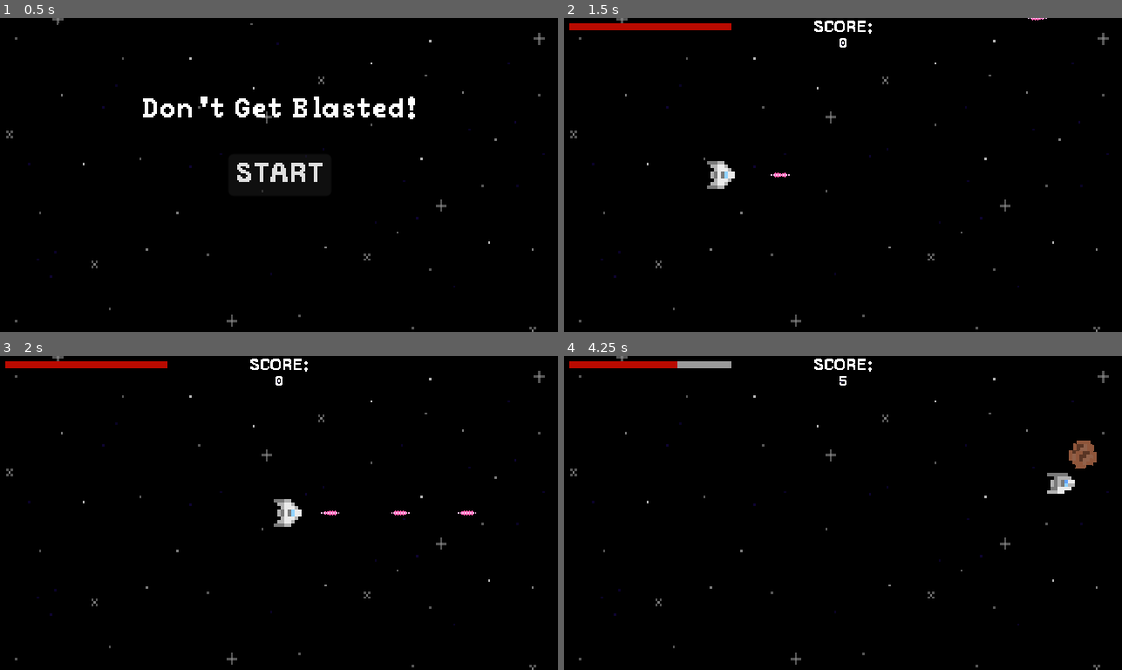
Above: before the commit, frames 1-4 (two rows, left to right).
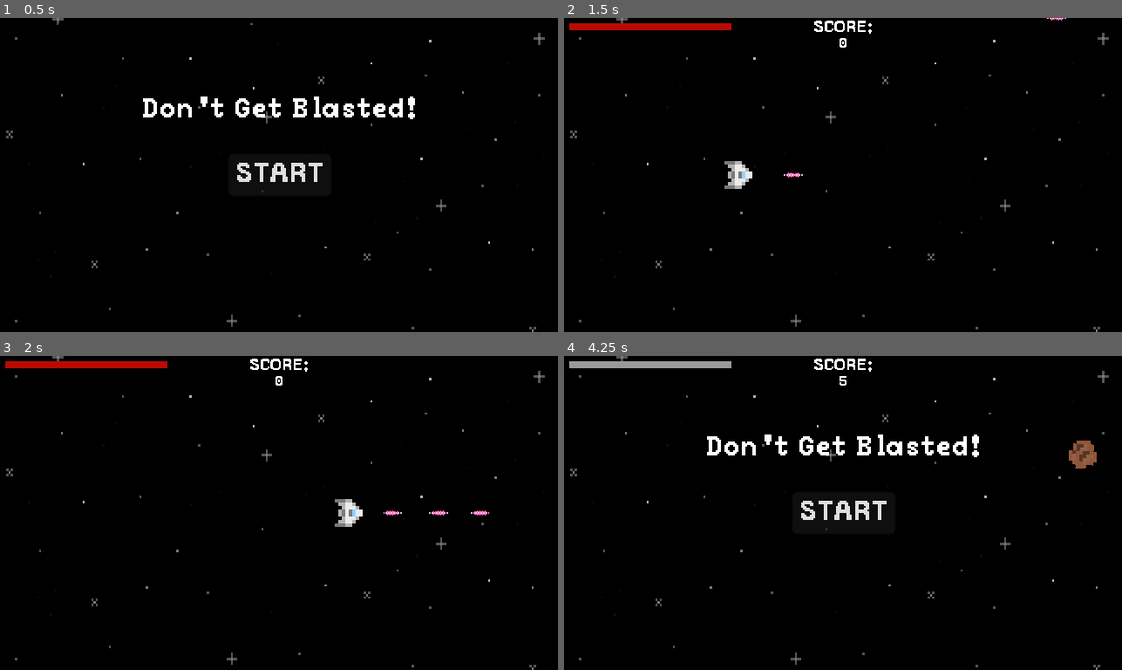
Above: after the commit, the same moments.

Repository: EwBax/dont-get-blasted
Game: Godot game, scene res://Scenes/main.tscn
The game is run twice, just before and just after one commit, with the same random seed, the same clock (stepped at 60 frames per second) and the same inputs.
Inputs (mouse positions are in pixels of both pictures, inside the frame that each line leads up to):
- Up to frame 1 (0.5 s): no input
- Up to frame 2 (1.5 s): click "START" at 0.5 s; tap Enter at 1.25 s; move the mouse to (965, 159) at 1.27 s; press the mouse at (965, 159) at 1.28 s; hold D (move_right) from 1.28 s (still down)
- Up to frame 3 (2 s): keep holding D (move_right)
- Up to frame 4 (4.25 s): move the mouse to (731, 528) at 2.02 s; release D (move_right) at 2.03 s; release the mouse at (731, 528) at 2.03 s; hold S (move_down) 2.03-2.78 s; click (731, 528) at 2.1 s; move the mouse to (898, 443) at 2.77 s; press the mouse at (898, 443) at 2.78 s; hold D (move_right) 2.78-3.53 s; move the mouse to (815, 575) at 3.52 s; release the mouse at (815, 575) at 3.53 s; hold W (move_up) from 3.53 s (still down); click (815, 575) at 3.6 s

Frame 1 is identical in both runs. In frame 2, 0.7% of the frame differs, in the area x 25-90%, y 0-55%; in frame 3, 0.8%; in frame 4, 2.3%, in the area x 0-92%, y 1-56%.

Commit message:
Refactored player to use CharacterBody2D instead of Area2D

Diff:
--- a/Scenes/asteroid.tscn
+++ b/Scenes/asteroid.tscn
@@ -15,12 +15,13 @@
 }]
 
 [sub_resource type="CapsuleShape2D" id="CapsuleShape2D_e7skc"]
-radius = 7.0
-height = 18.0
+radius = 8.0
+height = 16.0
 
 [node name="Asteroid" type="RigidBody2D"]
 collision_mask = 2
 gravity_scale = 0.0
+continuous_cd = 1
 max_contacts_reported = 1
 contact_monitor = true
 script = ExtResource("1_liw46")
--- a/Scenes/enemy_ship.tscn
+++ b/Scenes/enemy_ship.tscn
@@ -42,14 +42,17 @@
 "speed": 5.0
 }]
 
-[node name="EnemyShip" type="RigidBody2D"]
+[node name="CharacterBody2D" type="CharacterBody2D"]
 script = ExtResource("1_o7dvd")
 
 [node name="AnimatedSprite2D" type="AnimatedSprite2D" parent="."]
-sprite_frames = SubResource("SpriteFrames_o58n6")
+sprite_frames = SubResource("SpriteFrames_n60a5")
 animation = &"fly"
 
 [node name="CollisionPolygon2D" type="CollisionPolygon2D" parent="."]
 polygon = PackedVector2Array(1, -4, 1, 0, -1, 0, -1, -4, -2, -4, -4, 0, -4, 2, -2, 4, 2, 4, 4, 2, 4, 0, 2, -4)
 
 [node name="TargetPosition" type="Node2D" parent="."]
+
+[node name="MoveTimer" type="Timer" parent="."]
+wait_time = 3.0
--- a/Scenes/main.tscn
+++ b/Scenes/main.tscn
@@ -36,7 +36,7 @@
 
 [node name="HUD" parent="." instance=ExtResource("4_6dph7")]
 
-[node name="Player" parent="." instance=ExtResource("1_upeko")]
+[node name="Player" parent="." groups=["friendly"] instance=ExtResource("6_auipc")]
 laser_bolt_scene = ExtResource("5_10j4g")
 
 [node name="AsteroidSpawnPath" type="Path2D" parent="."]
--- a/Scenes/player.tscn
+++ b/Scenes/player.tscn
@@ -1,21 +1,22 @@
-[gd_scene load_steps=7 format=3 uid="uid://cjqi4mmoyjotj"]
+[gd_scene load_steps=8 format=3 uid="uid://ch7bcjdjbowcc"]
 
-[ext_resource type="Script" path="res://Scripts/player.gd" id="1_15aep"]
-[ext_resource type="Texture2D" uid="uid://ba8hkjsw5bdyw" path="res://Art/SpaceShooterAssetPack_Ships.png" id="1_vrq5j"]
+[ext_resource type="Texture2D" uid="uid://ba8hkjsw5bdyw" path="res://Art/SpaceShooterAssetPack_Ships.png" id="1_0ett5"]
+[ext_resource type="Script" path="res://Scripts/player.gd" id="1_vfg5i"]
+[ext_resource type="PackedScene" uid="uid://1t8wqnhxx8sf" path="res://Scenes/laser_bolt.tscn" id="2_0nmux"]
 
 [sub_resource type="AtlasTexture" id="AtlasTexture_il6bw"]
-atlas = ExtResource("1_vrq5j")
+atlas = ExtResource("1_0ett5")
 region = Rect2(0, 0, 8, 8)
 
 [sub_resource type="AtlasTexture" id="AtlasTexture_t3aj8"]
-atlas = ExtResource("1_vrq5j")
+atlas = ExtResource("1_0ett5")
 region = Rect2(16, 0, 8, 8)
 
 [sub_resource type="AtlasTexture" id="AtlasTexture_qtgdn"]
-atlas = ExtResource("1_vrq5j")
+atlas = ExtResource("1_0ett5")
 region = Rect2(8, 0, 8, 8)
 
-[sub_resource type="SpriteFrames" id="SpriteFrames_3ke1h"]
+[sub_resource type="SpriteFrames" id="SpriteFrames_3d1n3"]
 animations = [{
 "frames": [{
 "duration": 1.0,
@@ -42,21 +43,20 @@
 "speed": 1.0
 }]
 
-[node name="Player" type="Area2D"]
+[node name="Player" type="CharacterBody2D"]
 collision_layer = 2
-script = ExtResource("1_15aep")
-speed = 150
-metadata/_edit_group_ = true
+script = ExtResource("1_vfg5i")
+laser_bolt_scene = ExtResource("2_0nmux")
+
+[node name="CollisionPolygon2D" type="CollisionPolygon2D" parent="."]
+position = Vector2(4.17233e-07, 4.17233e-07)
+polygon = PackedVector2Array(-8, -8, 2, -8, 8, -2, 8, 2, 2, 8, -8, 8)
 
 [node name="AnimatedSprite2D" type="AnimatedSprite2D" parent="."]
 rotation = 1.5708
 scale = Vector2(2, 2)
-sprite_frames = SubResource("SpriteFrames_3ke1h")
+sprite_frames = SubResource("SpriteFrames_3d1n3")
 animation = &"fly"
-
-[node name="CollisionPolygon2D" type="CollisionPolygon2D" parent="."]
-position = Vector2(4.17233e-07, 4.17233e-07)
-polygon = PackedVector2Array(-8, -8, 2, -8, 8, -2, 8, 2, 2, 8, -8, 8)
 
 [node name="ProjectileFirePosition" type="Node2D" parent="."]
 position = Vector2(12, 0)
@@ -65,4 +65,6 @@
 wait_time = 0.25
 one_shot = true
 
-[connection signal="body_entered" from="." to="." method="_on_body_entered"]
+[node name="HitTimer" type="Timer" parent="."]
+wait_time = 0.5
+one_shot = true
--- a/Scripts/asteroid.gd
+++ b/Scripts/asteroid.gd
@@ -9,6 +9,8 @@
 
 
 func _on_body_entered(body):
+	if body.has_method("hit"):
+		body.hit(self)
 	if body.is_in_group("friendly"):
 		get_tree().call_group("score_tracker", "add_points", point_value)
 	destroy()
--- a/Scripts/enemy_ship.gd
+++ b/Scripts/enemy_ship.gd
@@ -1,19 +1,27 @@
 extends RigidBody2D
 
 
-@export var max_move_distance = 50
+@export var max_move_distance = 40
+@export var min_move_distance = 10
+@export var speed = 50
 @export var point_value = 15
 @export var hit_point_maximum = 2
 var hit_points = hit_point_maximum
 var screen_size
 # the farthest left on the screen that the enemy will go
 var x_min
+var target_position
 
 func _ready():
 	# getting the screen size for player bounds
 	screen_size = get_viewport_rect().size
 	# limiting enemy to rightmost third of screen
 	x_min = screen_size.x * .67
+
+
+func _process(delta):
+	pass
+
 
 func _on_body_entered(body):
 	if body.is_in_group("friendly"):
@@ -25,4 +33,23 @@
 
 
 # picks a random direction to move in, making sure not to go off screen
-func random_direction():
+func get_random_position():
+
+	var position = Vector2(-1, -1)
+
+	# Picking a random target distance
+	while target_position.x < x_min || target_position.x > screen_size.x || target_position.y < 0 || target_position.y > screen_size.y:
+		target_position = Vector2(randi_range(min_move_distance, max_move_distance + 1), 0)
+		# rotating the position randomly
+		target_position = target_position.rotated(randf() * 2 * PI)
+
+	return position
+
+
+func move_to_position(position):
+	target_position = position
+
+
+func destroy():
+	hide()
+	queue_free()
--- a/Scripts/player.gd
+++ b/Scripts/player.gd
@@ -1,6 +1,5 @@
-extends Area2D
+extends CharacterBody2D
 
-signal hit()
 signal game_over()
 signal hp_updated(hit_points)
 
@@ -28,6 +27,11 @@
 
 
 func _process(delta):
+	if Input.is_action_pressed("primary_fire") and $LaserFireRate.is_stopped():
+		fire_laser()
+
+
+func _physics_process(delta):
 	# the player's velocity
 	var velocity = Vector2.ZERO
 
@@ -40,8 +44,7 @@
 		velocity.x += 1
 	if Input.is_action_pressed("move_left"):
 		velocity.x -= 1
-	if Input.is_action_pressed("primary_fire") and $LaserFireRate.is_stopped():
-		fire_laser()
+
 
 	# checking what animation to play
 	if velocity.y < 0:
@@ -55,18 +58,18 @@
 		velocity = velocity.normalized() * speed
 
 	#updating the player's position on screen
-	position += velocity * delta
+	var collision = move_and_collide(velocity * delta)
+	if collision && $HitTimer.is_stopped():
+		hit(collision)
+		$HitTimer.start()
+
 	position = position.clamp(Vector2.ZERO, screen_size)
 
 
 # player hit by enemy or object
-func _on_body_entered(body):
-
-	if body.has_method("destroy"):
-		body.destroy()
+func hit(body):
 
 	hit_points -= 1
-	hit.emit()
 	hp_updated.emit(hit_points)
 	if hit_points <= 0:
 		game_over.emit()
Not shown: 1 places in Scenes/enemy_ship.tscn that only renumber resources
Not shown: 1 places in Scenes/main.tscn that only renumber resources
